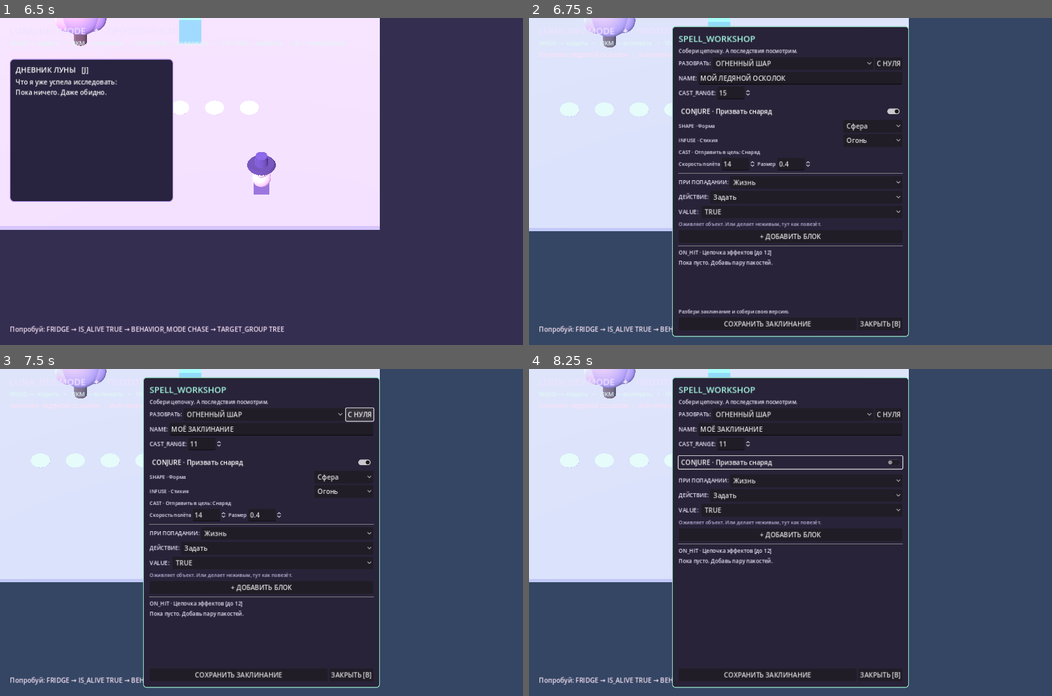
Above: before the commit, frames 1-4 (two rows, left to right).
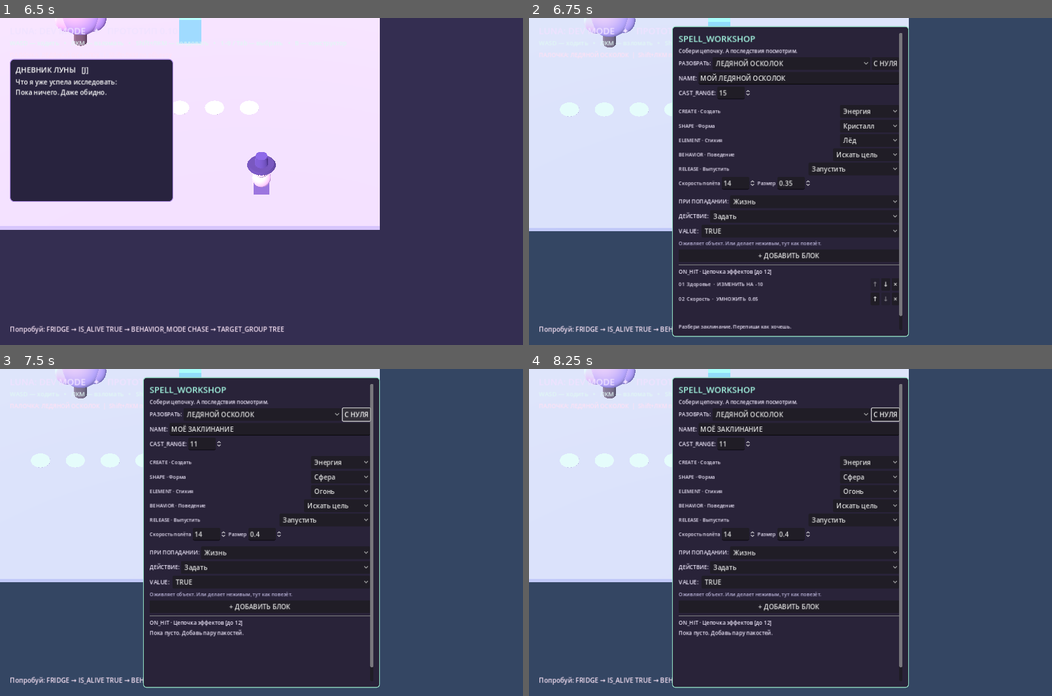
Above: after the commit, the same moments.

Repository: 0ri-space-cat/luna-dev-mode
Game: Godot game, scene res://scenes/main.tscn
Two runs of this game, one before a commit and one after it. Both use one fixed random seed, a clock stepped at 60 frames per second and the inputs below.
Inputs (mouse positions are in pixels of both pictures, inside the frame that each line leads up to):
- Up to frame 1 (6.5 s): tap Enter at 0.5, 3.5 s; move the mouse to (376, 165) at 0.52 s; hold D (move_right) 0.53-1.25 s; tap 1 at 0.6 s; click (376, 165) at 0.67 s; drag from (156, 197) to (235, 246) at 1.27 s; tap Space at 2, 5 s; move the mouse to (313, 109) at 2.02 s; hold D (move_right) 2.03-2.75 s; tap Tab at 2.1 s; drag from (235, 246) to (104, 132) at 2.77 s; move the mouse to (418, 230) at 3.52 s; hold A (move_left) 3.53-4.25 s; tap J at 3.6 s; drag from (104, 132) to (183, 99) at 4.27 s; move the mouse to (287, 181) at 5.02 s; hold S (move_backward) 5.03-5.75 s; tap 9 at 5.1 s; click (287, 181) at 5.17 s; drag from (183, 99) to (156, 197) at 5.77 s
- Up to frame 2 (6.75 s): tap Enter at 6.5 s; move the mouse to (905, 165) at 6.52 s; hold W (move_forward) from 6.53 s (still down); tap B at 6.6 s
- Up to frame 3 (7.5 s): release W (move_forward) at 7.25 s; click "С НУЛЯ" at 7.25 s
- Up to frame 4 (8.25 s): click (790, 463) at 8 s, where only the run before the commit has a clickable "CONJURE · Призвать снаряд"

Frame 1 is identical in both runs. In frame 2, 5.0% of the frame differs, in the area x 28-72%, y 4-96%; in frame 3, 4.5%; in frame 4, 4.4%.
Error before the commit: Invalid access to property or key 'form' on a base object of type 'Dictionary'. (res://scripts/spell_workshop.gd:214)

Commit message:
feat: replace CONJURE/INFUSE with approved CREATE SHAPE ELEMENT BEHAVIOR RELEASE blocks

Diff:
--- a/scripts/spell_workshop.gd
+++ b/scripts/spell_workshop.gd
@@ -14,10 +14,12 @@
 
 var source_choice: OptionButton
 var source_ids: Array[String] = []
-var manifestation_toggle: CheckButton
+var create_choice: OptionButton
 var manifestation_settings: VBoxContainer
 var form_choice: OptionButton
 var essence_choice: OptionButton
+var behavior_choice: OptionButton
+var release_choice: OptionButton
 var speed_control: SpinBox
 var size_control: SpinBox
 
@@ -58,9 +60,15 @@
 	style.set_corner_radius_all(8)
 	style.set_content_margin_all(16)
 	add_theme_stylebox_override("panel", style)
+	var panel_scroll := ScrollContainer.new()
+	panel_scroll.size_flags_horizontal = Control.SIZE_EXPAND_FILL
+	panel_scroll.size_flags_vertical = Control.SIZE_EXPAND_FILL
+	panel_scroll.horizontal_scroll_mode = ScrollContainer.SCROLL_MODE_DISABLED
+	add_child(panel_scroll)
 	var layout := VBoxContainer.new()
+	layout.size_flags_horizontal = Control.SIZE_EXPAND_FILL
 	layout.add_theme_constant_override("separation", 5)
-	add_child(layout)
+	panel_scroll.add_child(layout)
 
 	var title := _label(layout, "SPELL_WORKSHOP", 21)
 	title.add_theme_color_override("font_color", Color("a4f8e2"))
@@ -97,18 +105,18 @@
 	range_row.add_child(range_input)
 
 	layout.add_child(HSeparator.new())
-	manifestation_toggle = CheckButton.new()
-	manifestation_toggle.text = "CONJURE · Призвать снаряд"
-	manifestation_toggle.button_pressed = false
-	manifestation_toggle.toggled.connect(_on_manifestation_toggled)
-	layout.add_child(manifestation_toggle)
+	var create_choices: Array = [{"id": "NONE", "name": "Без создания"}]
+	create_choices.append_array(ArcaneGrammar.CREATIONS)
+	create_choice = _choice_row(layout, "CREATE · Создать", create_choices)
+	create_choice.item_selected.connect(_on_create_changed)
 
 	manifestation_settings = VBoxContainer.new()
 	manifestation_settings.add_theme_constant_override("separation", 4)
 	layout.add_child(manifestation_settings)
-	form_choice = _choice_row(manifestation_settings, "SHAPE · Форма", ArcaneGrammar.FORMS)
-	essence_choice = _choice_row(manifestation_settings, "INFUSE · Стихия", ArcaneGrammar.ESSENCES)
-	_label(manifestation_settings, "CAST · Отправить в цель: Снаряд", 12)
+	form_choice = _choice_row(manifestation_settings, "SHAPE · Форма", ArcaneGrammar.SHAPES)
+	essence_choice = _choice_row(manifestation_settings, "ELEMENT · Стихия", ArcaneGrammar.ELEMENTS)
+	behavior_choice = _choice_row(manifestation_settings, "BEHAVIOR · Поведение", ArcaneGrammar.BEHAVIORS)
+	release_choice = _choice_row(manifestation_settings, "RELEASE · Выпустить", ArcaneGrammar.RELEASES)
 	var motion_row := HBoxContainer.new()
 	manifestation_settings.add_child(motion_row)
 	_label(motion_row, "Скорость полёта", 12)
@@ -191,7 +199,7 @@
 	_reload_sources()
 	if not selected_spell_id.is_empty():
 		load_spell(selected_spell_id)
-	status_label.text = "Разбери заклинание и собери свою версию."
+	status_label.text = "Разбери заклинание. Перепиши как хочешь."
 	visible = true
 
 
@@ -207,12 +215,14 @@
 	draft.clear()
 	for action in definition["effects"]:
 		draft.append(action.duplicate(true))
-	var manifest: Dictionary = definition.get("manifestation", {})
-	manifestation_toggle.set_pressed_no_signal(not manifest.is_empty())
-	_on_manifestation_toggled(not manifest.is_empty())
+	var manifest: Dictionary = ArcaneGrammar.normalize(definition.get("manifestation", {}))
+	_select_choice(create_choice, "NONE" if manifest.is_empty() else str(manifest["create"]))
+	_on_create_changed(create_choice.selected)
 	if not manifest.is_empty():
-		_select_choice(form_choice, str(manifest["form"]))
-		_select_choice(essence_choice, str(manifest["essence"]))
+		_select_choice(form_choice, str(manifest["shape"]))
+		_select_choice(essence_choice, str(manifest["element"]))
+		_select_choice(behavior_choice, str(manifest["behavior"]))
+		_select_choice(release_choice, str(manifest["release"]))
 		speed_control.value = float(manifest["speed"])
 		size_control.value = float(manifest["size"])
 	var location: int = source_ids.find(spell_id)
@@ -240,30 +250,37 @@
 	draft.clear()
 	name_input.text = "МОЁ ЗАКЛИНАНИЕ"
 	range_input.value = 11.0
-	manifestation_toggle.set_pressed_no_signal(true)
-	_on_manifestation_toggled(true)
+	_select_choice(create_choice, "ENERGY")
+	_on_create_changed(create_choice.selected)
 	_select_choice(form_choice, "ORB")
 	_select_choice(essence_choice, "FIRE")
+	_select_choice(behavior_choice, "SEEK")
+	_select_choice(release_choice, "PROJECTILE")
 	speed_control.value = ArcaneGrammar.DEFAULT_SPEED
 	size_control.value = ArcaneGrammar.DEFAULT_SIZE
 	status_label.text = ""
 	_refresh_blocks()
 
 
-func _on_manifestation_toggled(enabled: bool) -> void:
-	manifestation_settings.visible = enabled
+func _on_create_changed(_index: int) -> void:
+	manifestation_settings.visible = _choice_value(create_choice) != "NONE"
+
+
+func _choice_value(choice: OptionButton) -> String:
+	if choice == null or choice.selected < 0:
+		return ""
+	return str(choice.get_item_metadata(choice.selected))
 
 
 func _manifestation() -> Dictionary:
-	if not manifestation_toggle.button_pressed:
+	var create: String = _choice_value(create_choice)
+	if create == "NONE":
 		return {}
-	return {
-		"form": str(form_choice.get_item_metadata(form_choice.selected)),
-		"essence": str(essence_choice.get_item_metadata(essence_choice.selected)),
-		"delivery": "PROJECTILE",
-		"speed": speed_control.value,
-		"size": size_control.value
-	}
+	return ArcaneGrammar.make_recipe(
+		create, _choice_value(form_choice), _choice_value(essence_choice),
+		_choice_value(behavior_choice), _choice_value(release_choice),
+		speed_control.value, size_control.value
+	)
 
 
 func _choice_row(parent: Node, label: String, choices: Array) -> OptionButton:
